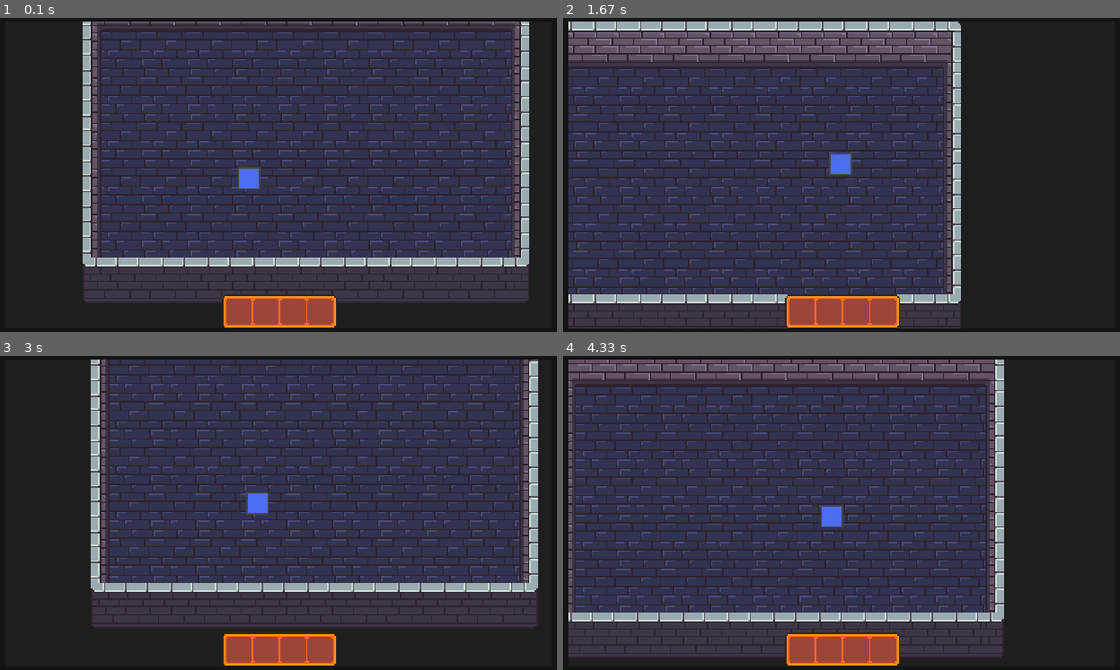
Above: before the commit, frames 1-4 (two rows, left to right).
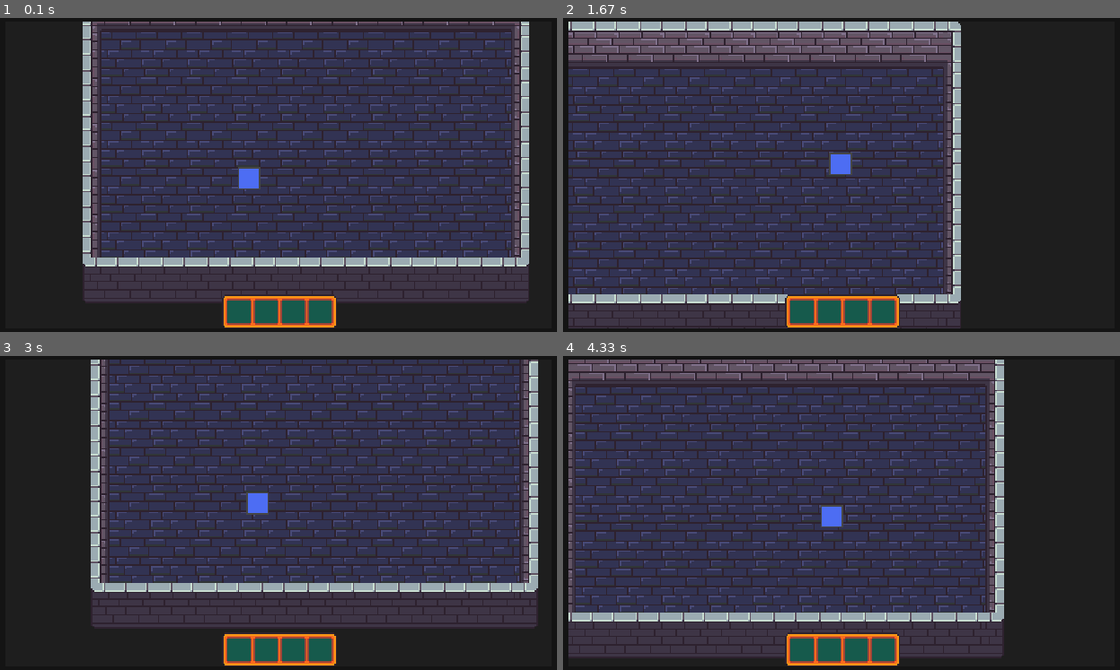
Above: after the commit, the same moments.

Repository: CyberSurge-Dev/PygameTesting
Game: pygame game, started from main.py
The game is run twice, just before and just after one commit, with the same random seed, the same clock (stepped at 60 frames per second) and the same inputs.
Inputs:
- Up to frame 1 (0.1 s): no input
- Up to frame 2 (1.67 s): hold D 0.33-0.8 s; hold W 0.83-1.13 s; hold D 1.17-1.63 s
- Up to frame 3 (3 s): hold A 1.67-2.2 s; hold S 2.23-2.53 s; hold A 2.57-2.97 s
- Up to frame 4 (4.33 s): hold W 3-3.37 s; hold D 3.4-4.03 s; hold S from 4.07 s (still down)

The runs differ from the first frame. In frame 1, 1.2% of the frame differs, in the area x 40-60%, y 90-98%; in frame 2, 1.2%; in frame 3, 1.2%; in frame 4, 1.2%.

Commit message:
Fixed the ItemBar, Functionality still needs to be aded.

Diff:
--- a/scripts/assetMap.py
+++ b/scripts/assetMap.py
@@ -27,3 +27,6 @@
     gui = {
         "Test" : load_image(r"gui/hud/itembar.png")
     }
+    items = {
+        "sample" : load_image('items/test/sample.png')
+    }
--- a/scripts/gameItems.py
+++ b/scripts/gameItems.py
@@ -11,11 +11,16 @@
 """
 # --------------------------------------------------------------------------------
 
+from scripts.assetMap import AssetMap
+from scripts.utils import load_image
+
+
 class Item():
     """Simple class to store all attributes of a Item"""
     def __init__(self, display_name, stackable, *attributes):
         """Initialize game Item"""
         self.attributes = attributes
+        self.icon = load_image('items/test/sample.png')
         self.display_name = display_name
         self.stackable = stackable
 
--- a/scripts/guiElements.py
+++ b/scripts/guiElements.py
@@ -12,6 +12,7 @@
 # --------------------------------------------------------------------------------
 # External imports
 import pygame
+from scripts.gameItems import *
 
 # --------------------------------------------------------------------------------
 
@@ -20,16 +21,20 @@
 
     def __init__(self, pos, size, scale, events, center = True):
         """Initiazlizes the menu item""" ""
-        if center:
-            self.pos = (pos[0]-(size[0]//2), pos[1]-(size[1]))
-        else:
-            self.pos = pos
+
+        self.pos = pos
+        self.center_pos = (pos[0]-(size[0]//2), pos[1]-(size[1]))
+        self.center = center
         self.size = size
         self.events = events
         self.scale = scale
 
     def render(self, disp):
         """Renders the menu item"""
+        if self.center:
+            disp.blit(self.image, self.center_pos)
+        else:
+            disp.blit(self.image, self.pos)
 
     def check_events(self):
         """Check the events for the menu item"""
@@ -54,8 +59,7 @@
             if s_rect.collidepoint(event.pos):
                 self.func()
 
-    def render(self, disp):
-        disp.blit(self.image, self.pos)
+
 
 class ItemBar(MenuItem):
     """Button menu item"""
@@ -65,7 +69,11 @@
         super().__init__(pos, size, scale, [pygame.MOUSEWHEEL])
         self.slot_selected = 0
         self.max_items = 4
-        self.items = [None] * self.max_items
+        self.icon_size = 16
+        self.padding = 4
+        self.spacing = 3
+        self.font = font = pygame.font.Font('freesansbold.ttf', 32)
+        self.items = [Item("Test Item", False)] * self.max_items
         self.image = image
 
     def check_events(self, event):
@@ -85,4 +93,17 @@
         self.items[index] = None
 
     def render(self, disp):
-        disp.blit(self.image, self.pos)
+        super().render(disp)
+
+        # Index variabel
+        i = 0
+        while (i < self.max_items):
+            if self.center:
+                disp.blit(self.items[i].icon, (self.center_pos[0] + (self.padding + self.icon_size*i + self.spacing*i), self.center_pos[1] + self.padding))
+            else:
+                disp.blit(self.items[i].icon, (self.pos[0] + (self.padding + self.icon_size*i + self.spacing*i), self.pos[1] + self.padding))
+            i += 1
+
+        # Display current items name above the item bar
+        # text = self.font.render(item.display_name, True, (255, 255, 255))
+        # textRect = text.get_rect()
Binary file added: data/images/items/test/sample.png
